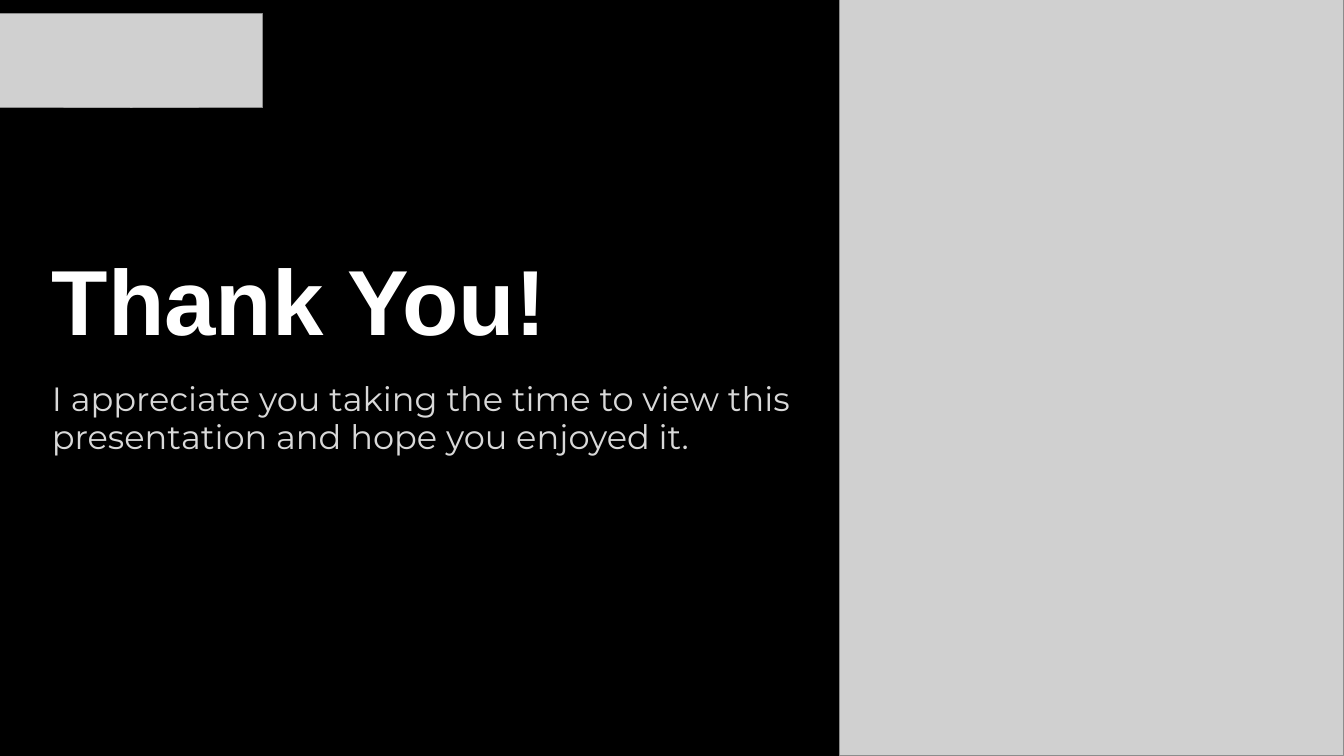
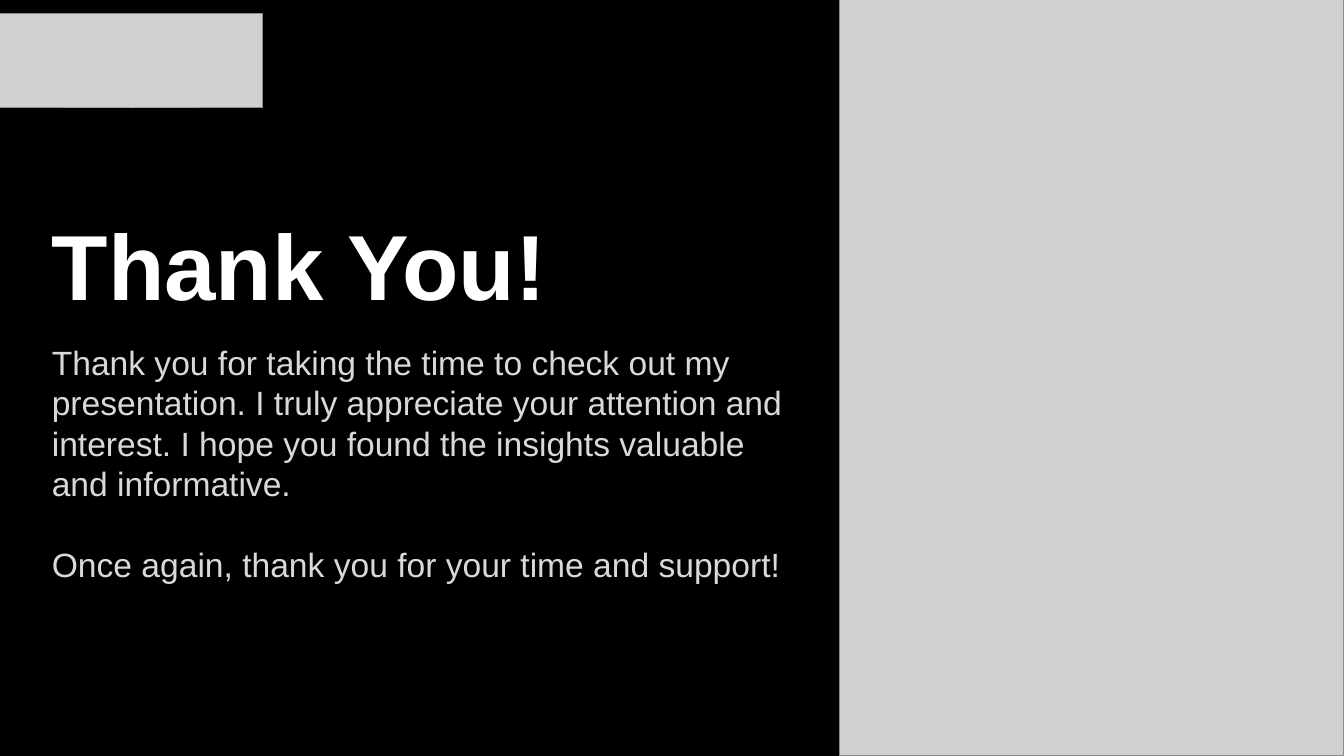
Before and after one commit to tayade-aniket/data-acquisition-and-data-wrangling-NHIS, a slide deck: slide 15 of Data Acquisition and Data Wrangling.pptx (slide 14 before the commit). Drawn at 1344x756 pixels with LibreOffice and Linux fonts; fonts in the diff are those of the drawing; grey boxes stand for pictures; background and template pictures are left out. Boxes give left, top, right and bottom in pixels: in the first picture for what was removed or moved away, otherwise in the second. Text is boxed around its words. In the diff, an @@ line names an element or a change of style, - is before the commit and + after.

```diff
--- a/Data Acquisition and Data Wrangling.pptx
+++ b/Data Acquisition and Data Wrangling.pptx
@@ text "Thank You!": place and size @@
-text "Thank You!" at (52,268,546,336)
+text "Thank You!" at (52,233,546,301)
@@ text at (52,350,782,584): text changed; font Montserrat to Arial @@
-I appreciate you taking the time to view this presentation and hope you enjoyed it.
+Thank you for taking the time to check out my presentation. I truly appreciate your attention and interest. I hope you found the insights valuable and informative.
+Once again, thank you for your time and support!
```
Also in this commit, not shown: 4 other slides changed, 1 slide added, 9 other files.
